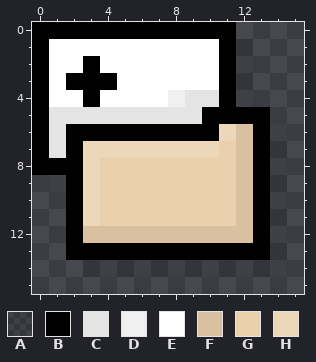
Pixel-art sprite -- bin/data/graphics/toolbar_open.png. The picture above is the old version.
The file is 16x16 pixels. Colours within 5 levels of each other are drawn and written as one.
Palette (. is transparent): A #0000001e  B #000000  C #e4e4e4  D #f0f0f0  E #ffffff  F #d9c0a0  G #ead0ad  H #edd7b9
After the commit:
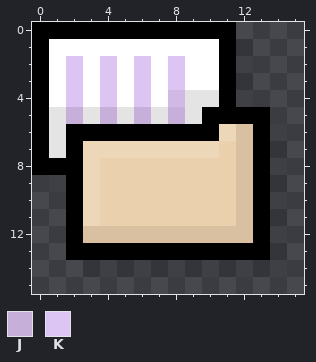
Colours new in this view: J #c6b0d9  K #ddc5f3
Commit: Use correct toolbar graphics.
Changes in this commit:
colour D: #f0f0f0 -> #d0b9e5
y 2: x 2..4 EBE -> KEK; x 6 E -> K; x 8 E -> K
y 3: x 2..4 BBB -> KEK; x 6 E -> K; x 8 E -> K
y 4: x 2..4 EBE -> KEK; x 6 E -> K
y 5: x 2 C -> J; x 4 C -> J; x 6 C -> J; x 8 C -> J
Where, in picture pixels (left, top, right, bottom), the same in both pictures:
changed: (66, 56, 185, 124)
